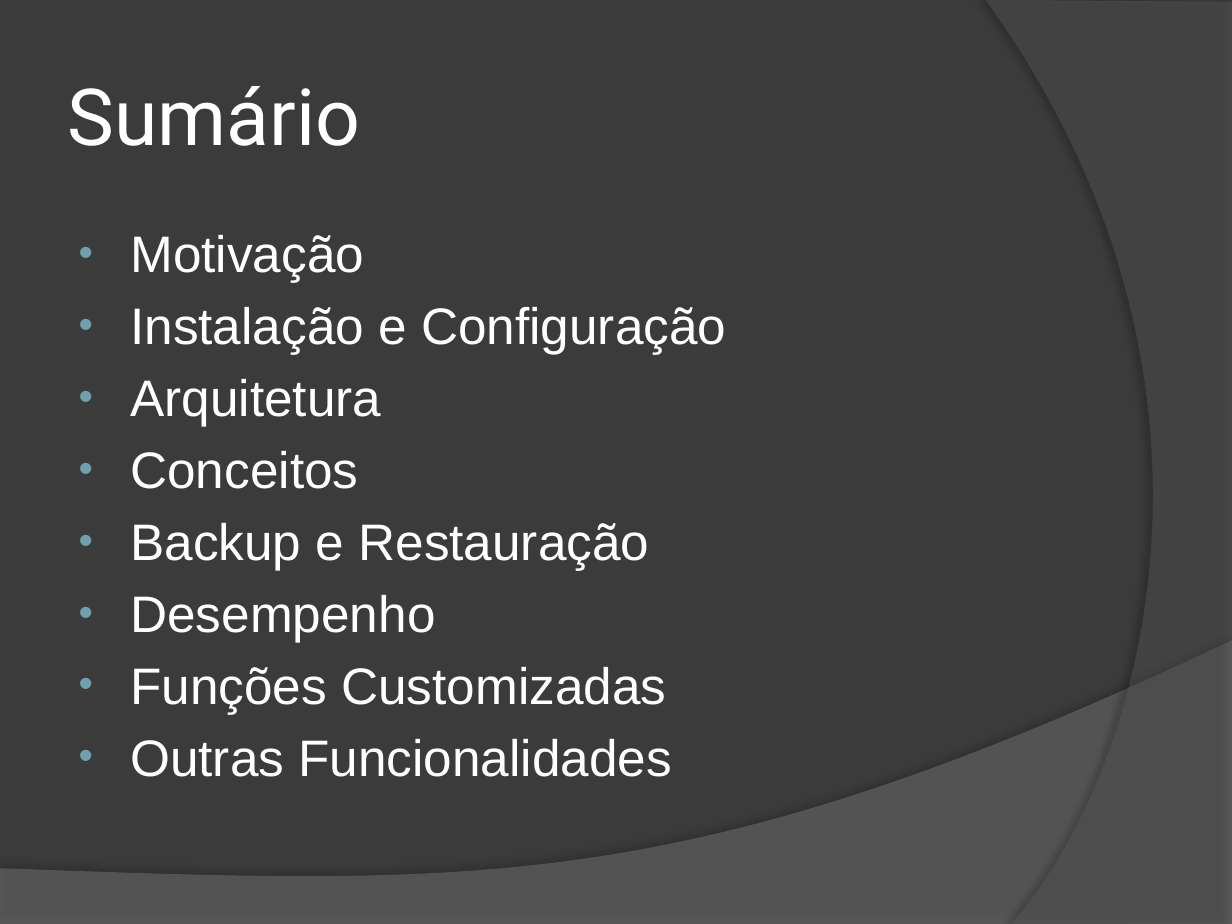
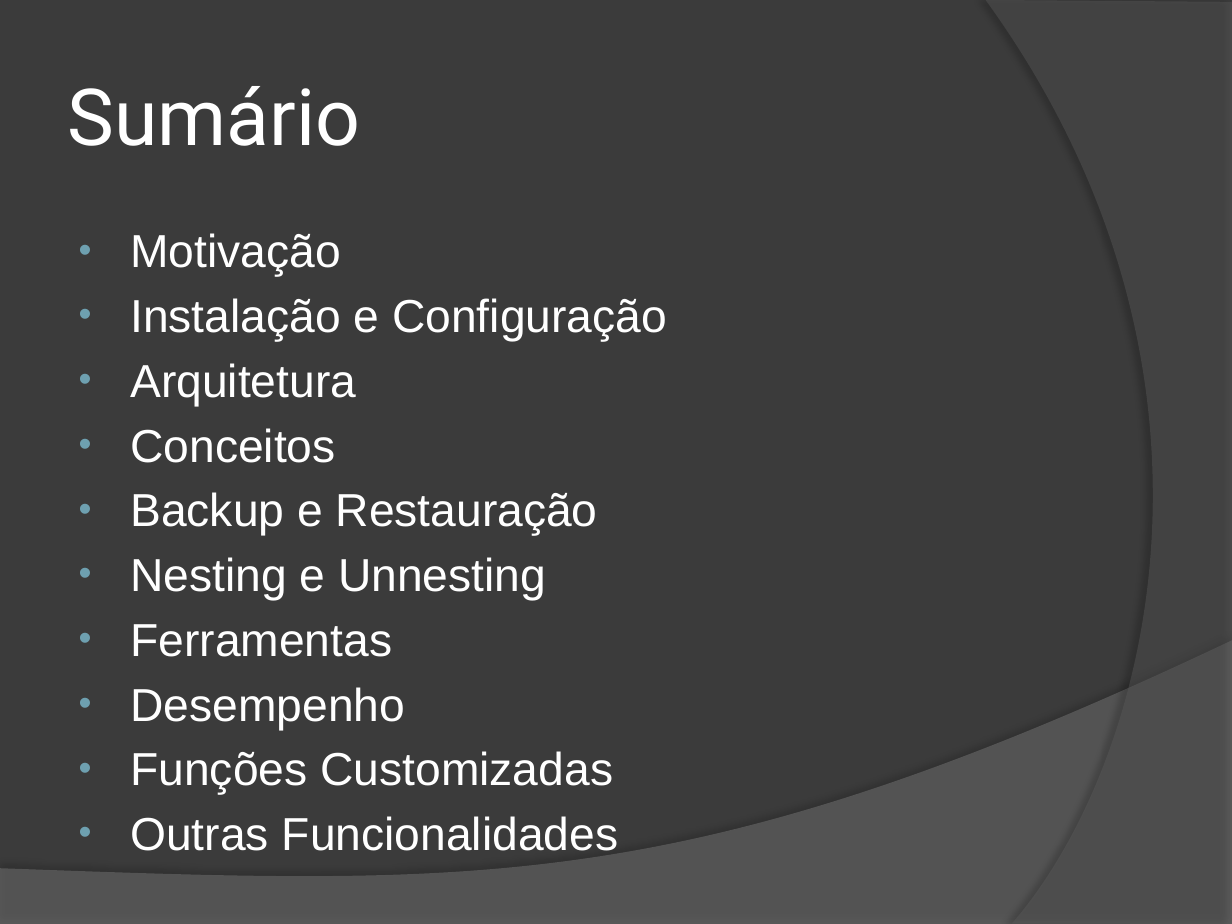
Before and after one commit to wind39/wind39.github.io, a slide deck: slide 3 of curso/modulo3capitulo5.pptx. Drawn at 1232x924 pixels with LibreOffice and Linux fonts; fonts in the diff are those of the drawing. Boxes give left, top, right and bottom in pixels: in the first picture for what was removed or moved away, otherwise in the second. Text is boxed around its words. In the diff, an @@ line names an element or a change of style, - is before the commit and + after.

```diff
--- a/curso/modulo3capitulo5.pptx
+++ b/curso/modulo3capitulo5.pptx
@@ text at bbox=[130, 233, 667, 851]: size 30 to 27 pt in "Motivação", "Instalação e Configuração", "Arquitetura", "Conceitos" and 4 more places @@
@@ text at bbox=[130, 557, 546, 657]: paragraphs added @@
+• Nesting e Unnesting
+• Ferramentas
```
Also in this commit, not shown: 1 other slide changed, 5 slides added, 3 other files.
